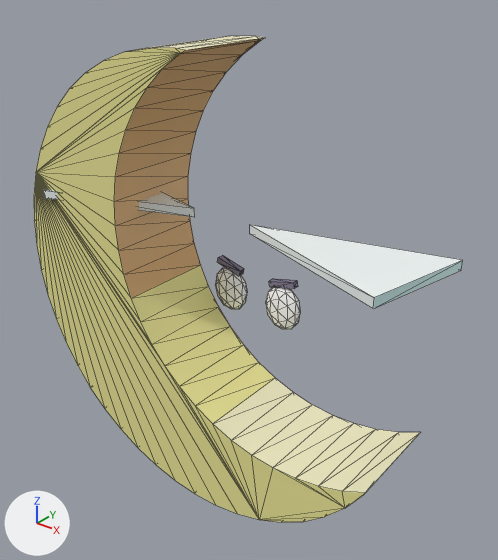
The glTF model assets/enemies/enemy_buzzer.glb as it was, and as the next commit left it.
Rendered twice from a 50 mm camera at (3.5, -4.01, 2.64) aimed at (0.13, 0.2, 0.02). The lights are fixed; the arrows at lower left show +X, +Y and +Z. The picture after the commit comes second. Mesh edges are drawn as thin lines. Objects named as collision shapes, trigger or cutter boxes, shadow casters or lower levels of detail are left out. Vertices at exactly the same position are counted once.

The first picture shows 'enemy_buzzer'.
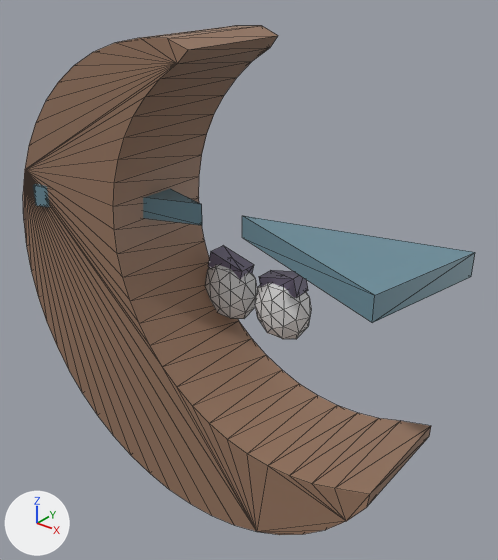
What differs and where, as boxes (x1, y1, x2, y2) in the pictures (498 x 560 px):
'enemy_buzzer', reshaped
    before: (34, 36, 463, 522)
    after: (23, 25, 475, 535)
part 1 of me_enemy_buzzer, added (cyan)
    after: (242, 216, 475, 323)
part 2 of me_enemy_buzzer, added (cyan)
    after: (33, 184, 202, 225)
part 3 of me_enemy_buzzer, added (brown)
    after: (23, 25, 431, 535)
part 4 of me_enemy_buzzer, added
    after: (205, 265, 257, 319)
part 5 of me_enemy_buzzer, added
    after: (255, 283, 311, 339)
part 6 of me_enemy_buzzer, added
    after: (208, 246, 308, 298)

What the commit changed:
me_enemy_buzzer is used by ob_enemy_buzzer; location (0.0, 0.0, 0.0).
me_enemy_buzzer had 254 vertices, 472 faces and spanned x -2.0..1.9, y -0.5..0.56, z -2.0..2.0.
me_enemy_buzzer now has 508 vertices, 944 faces and spans x -2.07..1.96, y -0.57..0.65, z -2.07..2.07.
me_enemy_buzzer part 1: the loose piece of 6 vertices spanning x 0.3..1.9, y -0.5..0.4, z 0.56..0.64 is copied, and the copy is scaled about its middle by (1.09, 1.15, 2.39), then moved by (-0.01, -0.01, 0.0); it spans x 0.22..1.96, y -0.57..0.46, z 0.5..0.7.
me_enemy_buzzer part 2: the loose piece of 6 vertices spanning x -1.9..-0.3, y -0.5..0.4, z 0.56..0.64 is copied, and the copy is scaled about its middle by (1.09, 1.15, 2.39), then moved by (0.01, -0.01, 0.0); it spans x -1.96..-0.22, y -0.57..0.46, z 0.5..0.7.
me_enemy_buzzer part 3: a new loose piece of 118 vertices spanning x -2.07..1.8, y -0.52..0.52, z -2.07..2.07, in mat_defaultmaterial.
me_enemy_buzzer part 4: a new loose piece of 42 vertices spanning x -0.6..-0.01, y 0.29..0.65, z -0.62..0.02, in mat_defaultmaterial.
me_enemy_buzzer part 5: a new loose piece of 42 vertices spanning x 0.01..0.6, y 0.29..0.65, z -0.62..0.02, in mat_defaultmaterial.
Part 6, on me_enemy_buzzer:
8 vertices are added at x -0.51..0.51, y 0.38, z -0.19..0.07.
8 new vertices lie (0.0, 0.18, 0.0) away from vertices in x -0.51..0.51, y 0.38, z -0.19..0.07.
24 new faces join them.
Other edits to the shape of me_enemy_buzzer do not show in these pictures.
